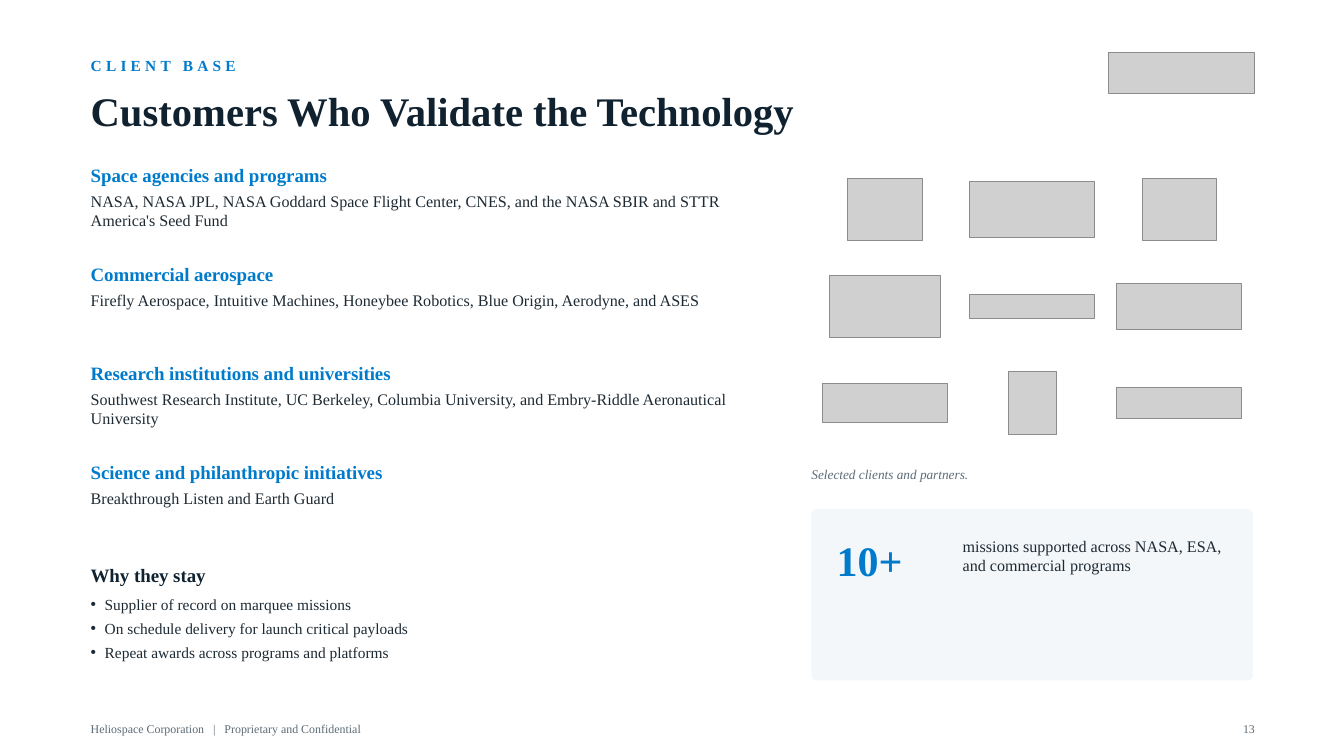
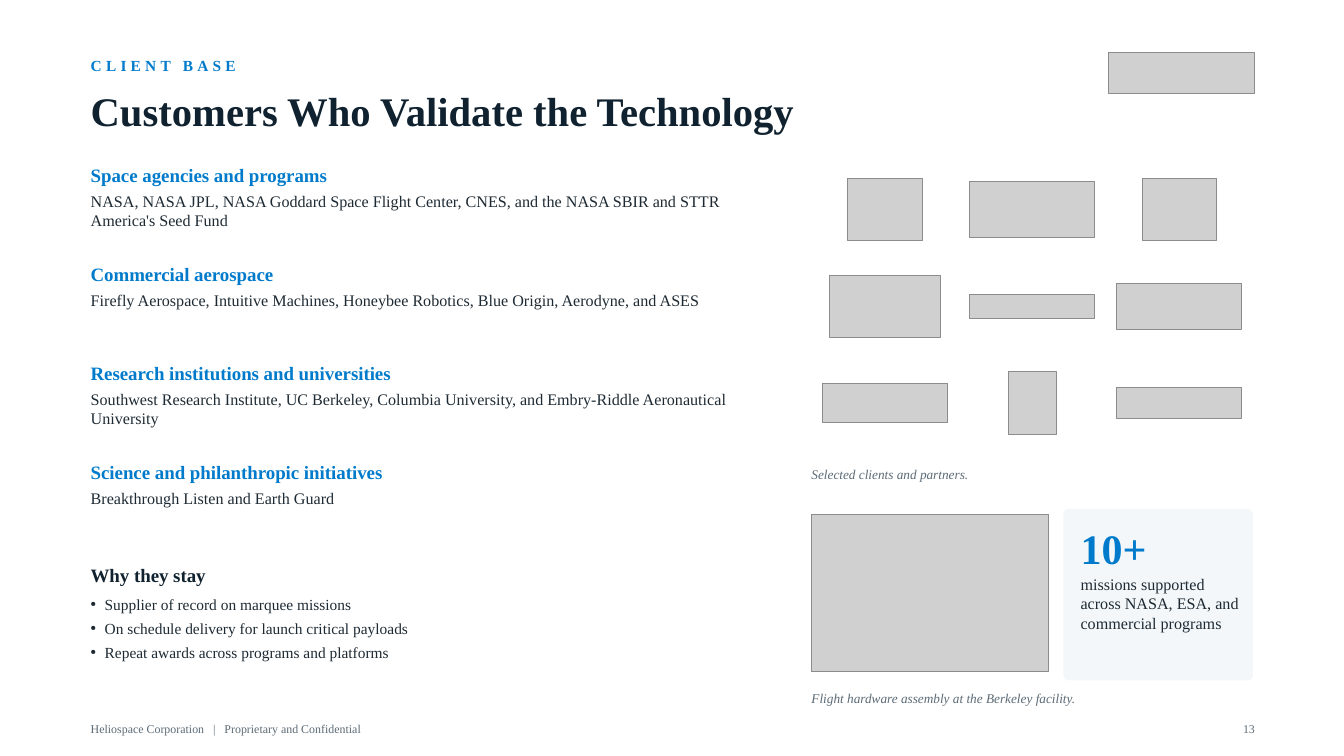
Before and after one commit to anthonyleedu/anthonyleedu, a slide deck: slide 13 of Heliospace_Investor_Overview.pptx. Drawn at 1344x756 pixels with LibreOffice and Linux fonts; fonts in the diff are those of the drawing; grey boxes stand for pictures. Boxes give left, top, right and bottom in pixels: in the first picture for what was removed or moved away, otherwise in the second. Text is boxed around its words. In the diff, an @@ line names an element or a change of style, - is before the commit and + after.

```diff
--- a/Heliospace_Investor_Overview.pptx
+++ b/Heliospace_Investor_Overview.pptx
@@ rounded rectangle resized from (x1=812, y1=509, x2=1253, y2=681) to (x1=1064, y1=509, x2=1253, y2=681) @@
@@ picture added at (x1=812, y1=514, x2=1049, y2=673) @@
@@ text "10+" moved from (x1=837, y1=548, x2=903, y2=577) to (x1=1081, y1=536, x2=1147, y2=565) @@
@@ text "missions supported across NASA, ESA, ..." rewrapped from (x1=963, y1=540, x2=1221, y2=575) to (x1=1081, y1=578, x2=1238, y2=633) @@
@@ text added at (x1=811, y1=693, x2=1075, y2=706), 9.5 pt, text #5C6B76, italic @@
+Flight hardware assembly at the Berkeley facility.
```
